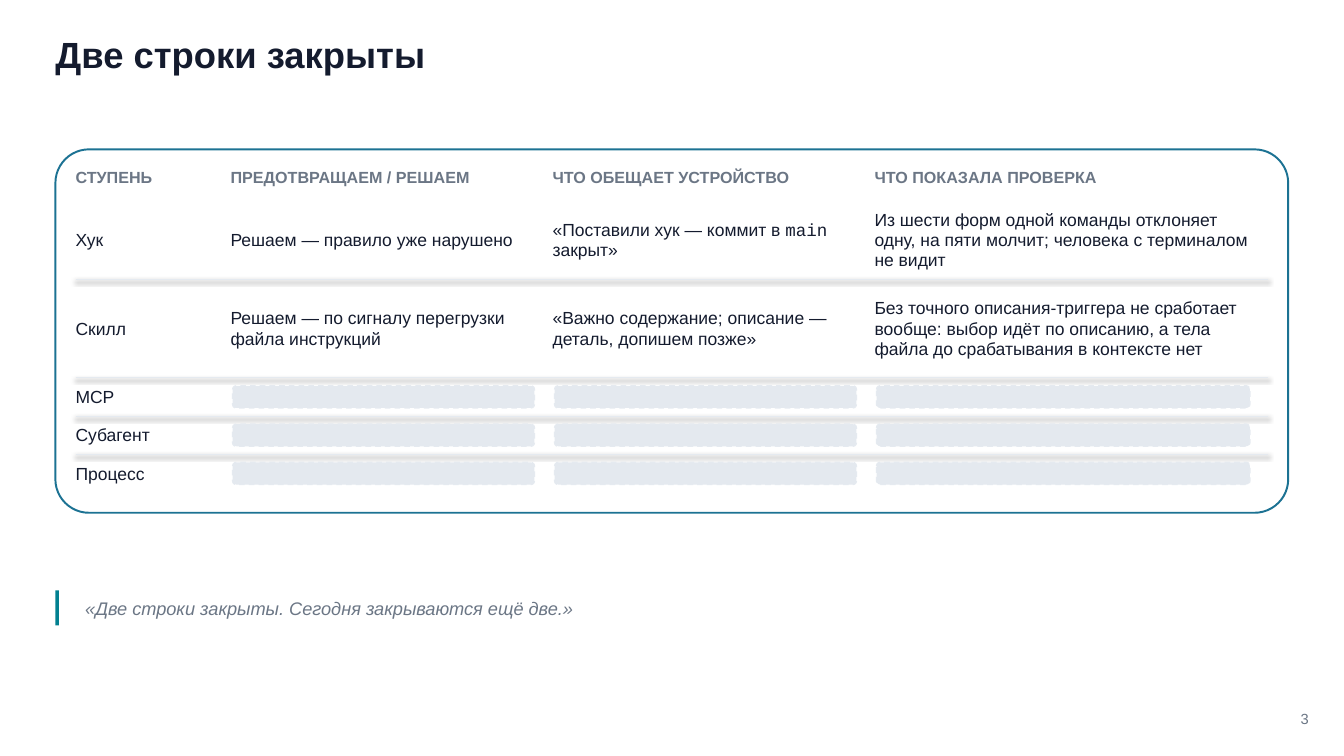
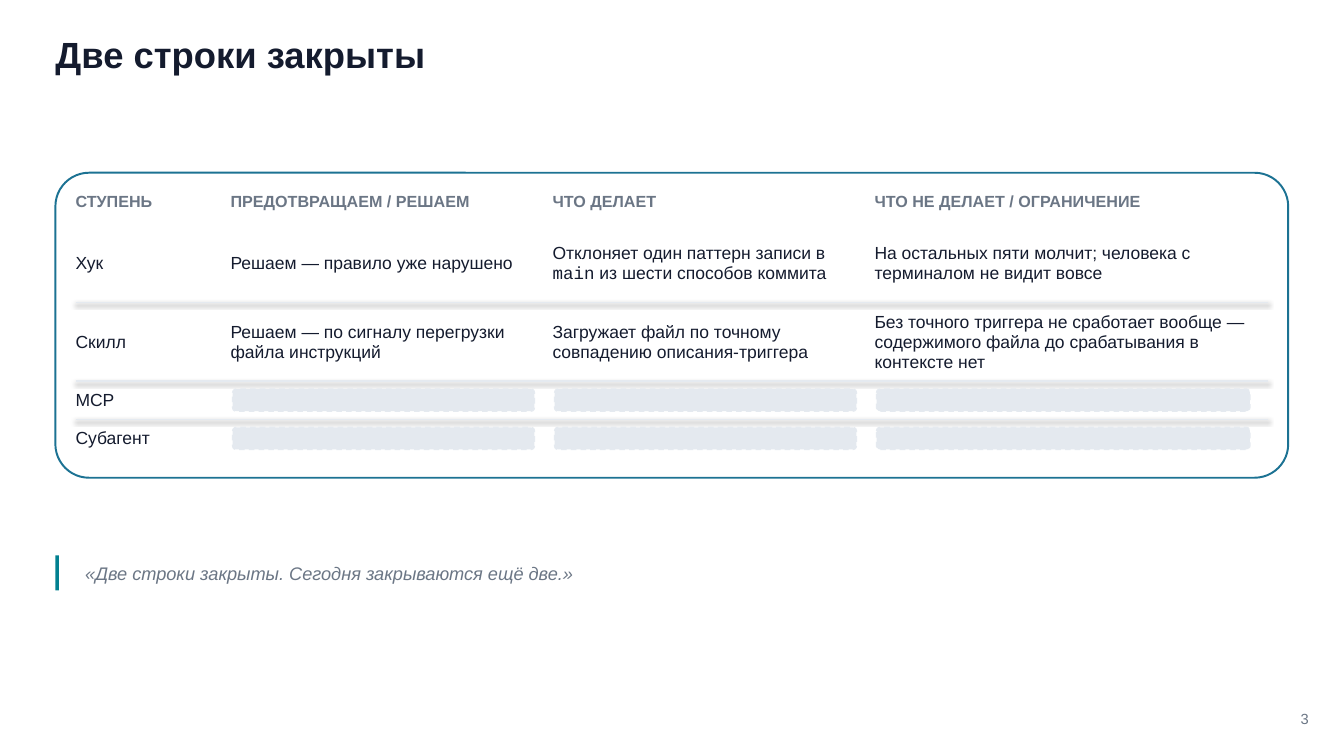
Before and after one commit to tellina-study/AI-usage-lessons, a slide deck: slide 3 of library/seminars/sem-06/rendered/sem-06.pptx. Drawn at 1344x756 pixels with LibreOffice and Linux fonts; fonts in the diff are those of the drawing. Boxes give left, top, right and bottom in pixels: in the first picture for what was removed or moved away, otherwise in the second. Text is boxed around its words. In the diff, an @@ line names an element or a change of style, - is before the commit and + after.

```diff
--- a/library/seminars/sem-06/rendered/sem-06.pptx
+++ b/library/seminars/sem-06/rendered/sem-06.pptx
@@ rounded rectangle: place and size @@
-rounded rectangle at [55,149,1289,512]
+rounded rectangle at [55,172,1289,478]
@@ rounded rectangle at [55,172,1289,478]: proportions changed @@
@@ text at [553,196,656,210]: text changed @@
-ЧТО ОБЕЩАЕТ УСТРОЙСТВО
+ЧТО ДЕЛАЕТ
@@ text at [875,196,1140,210]: text changed @@
-ЧТО ПОКАЗАЛА ПРОВЕРКА
+ЧТО НЕ ДЕЛАЕТ / ОГРАНИЧЕНИЕ
@@ text at [553,246,827,279]: text changed @@
-«Поставили хук — коммит в main закрыт»
+Отклоняет один паттерн записи в main из шести способов коммита
@@ text at [875,247,1191,283]: text changed @@
-Из шести форм одной команды отклоняет одну, на пяти молчит; человека с терминалом не видит
+На остальных пяти молчит; человека с терминалом не видит вовсе
@@ 4 texts, 1 line: place and size @@
-4 texts, 1 line at [76,172,1268,279]
+4 texts, 1 line at [76,196,1268,302]
@@ text "Скилл": place and size @@
-text "Скилл" at [76,322,126,335]
+text "Скилл" at [76,335,126,348]
@@ text "Решаем — по сигналу перегрузки ...": place and size @@
-text "Решаем — по сигналу перегрузки ..." at [231,312,505,349]
+text "Решаем — по сигналу перегрузки ..." at [231,326,505,362]
@@ text removed at [553,312,805,349] @@
-«Важно содержание; описание — деталь, допишем позже»
@@ text added at [553,325,808,362], 12.5 pt, text #141B2E @@
+Загружает файл по точному совпадению описания-триггера
@@ text at [875,315,1221,368]: text changed @@
-Без точного описания-триггера не сработает вообще: выбор идёт по описанию, а тела файла до срабатывания в контексте нет
+Без точного триггера не сработает вообще — содержимого файла до срабатывания в контексте нет
@@ line moved from (76, 378) - (1268, 378) to (76, 381) - (1268, 381) @@
@@ line moved from (76, 416) - (1268, 416) to (76, 419) - (1268, 419) @@
@@ line removed from (76, 455) to (1268, 455) @@
@@ text removed at [76,468,145,484] @@
-Процесс
@@ rounded rectangle removed at [233,463,534,485] @@
@@ rounded rectangle removed at [555,463,856,485] @@
@@ rounded rectangle removed at [877,463,1250,485] @@
@@ rectangle: place and size @@
-rectangle at [55,591,59,626]
+rectangle at [55,556,59,591]
@@ text "«Две строки закрыты. Сегодня закрываются ...": place and size @@
-text "«Две строки закрыты. Сегодня закрываются ..." at [85,602,573,619]
+text "«Две строки закрыты. Сегодня закрываются ..." at [85,567,573,584]
```
Also in this commit, not shown: 39 other slides changed, 10 slides added, 10 slides removed, 48 other files.
